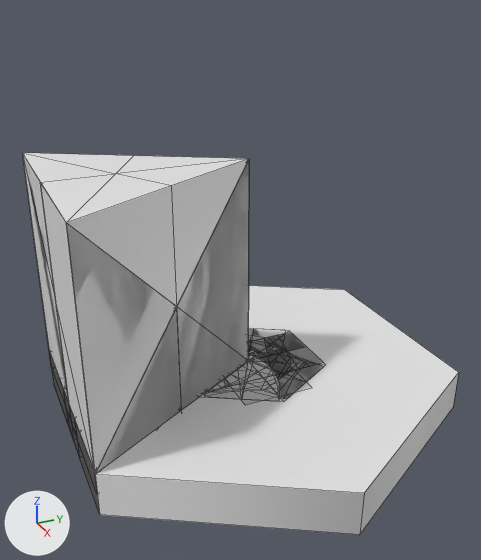
The FBX model Tiles/Models/TilesModels.fbx as it was, and as the next commit left it.
Camera for both pictures: a camera (50 mm lens) standing at (2.53, -1.18, 1.71) and looking at (0.07, -0.07, 0.47). Every picture has the same lights, and +X, +Y and +Z are marked at lower left. Mesh edges are drawn as thin lines. Where no turn or scale is listed for an object, it has been applied to the vertices.

The older version as bpy lines, for what is in view:
```python
ob_15_centre_1_100000 = bpy.data.objects.new('15-Centre_1-100000', me_mesh_027)
ob_15_centre_1_100000.location = (0.0, 0.0, 0.0)
ob_15_centre_3_101000 = bpy.data.objects.new('15-Centre_3-101000', me_mesh_026)
ob_15_centre_3_101000.location = (0.0, 0.0, 0.0)
ob_15_centre_4_100100 = bpy.data.objects.new('15-Centre_4-100100', me_mesh_020)
ob_15_centre_4_100100.location = (0.0, 0.0, 0.0)
ob_15_centre_5_111000 = bpy.data.objects.new('15-Centre_5-111000', me_mesh_019)
ob_15_centre_5_111000.location = (0.0, 0.0, 0.0)
ob_15_centre_7_100101 = bpy.data.objects.new('15-Centre_7-100101', me_mesh_023)
ob_15_centre_7_100101.location = (0.0, 0.0, 0.0)
ob_ctmp = bpy.data.objects.new('cTmp', me_mesh_022)
ob_ctmp.location = (0.0, -0.325, 0.001)
ob_cylinder001 = bpy.data.objects.new('Cylinder001', me_mesh_018)
ob_cylinder001.location = (0.0, 0.0, 0.001)
ob_hexagon = bpy.data.objects.new('Hexagon', me_mesh)
ob_hexagon.location = (0.0, 0.0, 0.0)
ob_triangle = bpy.data.objects.new('Triangle', me_mesh_001)
ob_triangle.location = (0.0, 0.0, 0.0)
# also in view: '13-CalaRemota' at (0.0, -0.43, 0.4); '14-Cim' at (0.0, -0.43, 0.4); '08-Pujada' at (0.0, -0.43, 0.4); '12-Cap' at (0.0, -0.43, 0.4); '16-Mina' at (0.0, -0.43, 0.4)
```
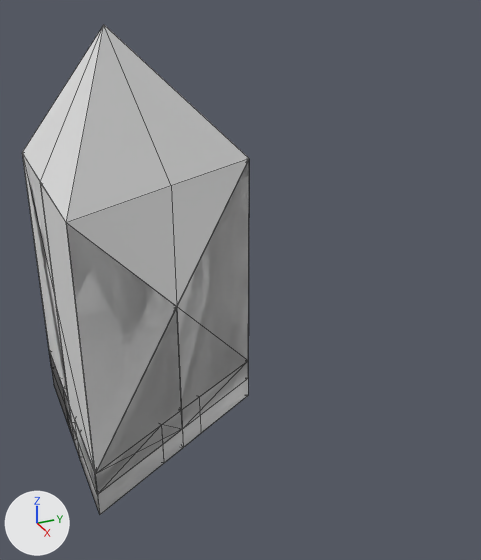
Where the change shows, as pixel boxes [x1, y1, x2, y2] in the pictures (481 x 560 px; the box of a moved part takes in the faces that stretch with it):
'Hexagon', deleted: before [55, 286, 459, 535]
'14-Cim', reshaped (36% taller): before [22, 153, 249, 511]; after [22, 25, 249, 511]
'15-Centre_2-110000', deleted: before [204, 355, 280, 401]
'cTmp', deleted: before [241, 333, 315, 405]
'15-Centre_8-101010', deleted: before [248, 329, 323, 399]
'Cylinder001', deleted: before [200, 329, 325, 402]
'15-Centre_6-110100', deleted: before [251, 332, 321, 373]
'15-Centre_7-100101', deleted: before [248, 333, 322, 371]
'15-Centre_5-111000', deleted: before [248, 353, 318, 399]
'15-Centre_4-100100', deleted: before [248, 334, 323, 375]
'Triangle', deleted: before [49, 351, 99, 506]
'15-Centre_3-101000', deleted: before [254, 351, 320, 399]
'15-Centre_1-100000', deleted: before [248, 340, 290, 373]
part 1 of me_mesh_016, moved or reshaped: before [22, 153, 249, 223]; after [22, 25, 249, 223]
part 2 of me_mesh_016, shading changed: [22, 154, 249, 511] in both
'00-Aigua', unchanged, uncovered by the edit: after [97, 379, 248, 514]
'01-CostaCap', unchanged, uncovered by the edit: after [98, 367, 248, 513]

The change, as a diff of the scene's bpy script:
```diff
--- a/Tiles/Models/TilesModels.fbx.py
+++ b/Tiles/Models/TilesModels.fbx.py
@@ me_mesh_016 @@
 # used by ob_14_cim; location = (0.0, 0.0, 0.0)
-me_mesh_016.from_pydata(...)  # 13 vertices, 16 faces; spans x -0.5..0.5, y -0.866..0.0, z -0.2..1.0
-me_mesh_016.vertices[12].co = (0.0, -0.577, 1.0)  # pixel (115, 173)
+me_mesh_016.from_pydata(...)  # 13 vertices, 16 faces; spans x -0.5..0.5, y -0.866..0.0, z -0.2..1.547
+# me_mesh_016 part 1
+me_mesh_016.vertices[12].co = (0.0, -0.577, 1.547)  # pixel (103, 24)
+# me_mesh_016 part 2: edges marked sharp go from 15 to 18
@@ ob_15_centre_1_100000 @@
-ob_15_centre_1_100000 = bpy.data.objects.new('15-Centre_1-100000', me_mesh_027)
-ob_15_centre_1_100000.location = (0.0, 0.0, 0.0)
@@ ob_15_centre_4_100100 @@
-ob_15_centre_4_100100 = bpy.data.objects.new('15-Centre_4-100100', me_mesh_020)
-ob_15_centre_4_100100.location = (0.0, 0.0, 0.0)
@@ ob_15_centre_7_100101 @@
-ob_15_centre_7_100101 = bpy.data.objects.new('15-Centre_7-100101', me_mesh_023)
-ob_15_centre_7_100101.location = (0.0, 0.0, 0.0)
@@ ob_15_centre_5_111000 @@
-ob_15_centre_5_111000 = bpy.data.objects.new('15-Centre_5-111000', me_mesh_019)
-ob_15_centre_5_111000.location = (0.0, 0.0, 0.0)
@@ ob_triangle @@
-ob_triangle = bpy.data.objects.new('Triangle', me_mesh_001)
-ob_triangle.location = (0.0, 0.0, 0.0)
@@ ob_ctmp @@
-ob_ctmp = bpy.data.objects.new('cTmp', me_mesh_022)
-ob_ctmp.location = (0.0, -0.325, 0.001)
@@ ob_15_centre_3_101000 @@
-ob_15_centre_3_101000 = bpy.data.objects.new('15-Centre_3-101000', me_mesh_026)
-ob_15_centre_3_101000.location = (0.0, 0.0, 0.0)
@@ ob_cylinder001 @@
-ob_cylinder001 = bpy.data.objects.new('Cylinder001', me_mesh_018)
-ob_cylinder001.location = (0.0, 0.0, 0.001)
@@ ob_15_centre_8_101010 @@
-ob_15_centre_8_101010 = bpy.data.objects.new('15-Centre_8-101010', me_mesh_024)
-ob_15_centre_8_101010.location = (0.0, 0.0, 0.0)
@@ ob_15_centre_6_110100 @@
-ob_15_centre_6_110100 = bpy.data.objects.new('15-Centre_6-110100', me_mesh_021)
-ob_15_centre_6_110100.location = (0.0, 0.0, 0.0)
@@ ob_hexagon @@
-ob_hexagon = bpy.data.objects.new('Hexagon', me_mesh)
-ob_hexagon.location = (0.0, 0.0, 0.0)
@@ ob_15_centre_2_110000 @@
-ob_15_centre_2_110000 = bpy.data.objects.new('15-Centre_2-110000', me_mesh_025)
-ob_15_centre_2_110000.location = (0.0, 0.0, 0.0)
```
